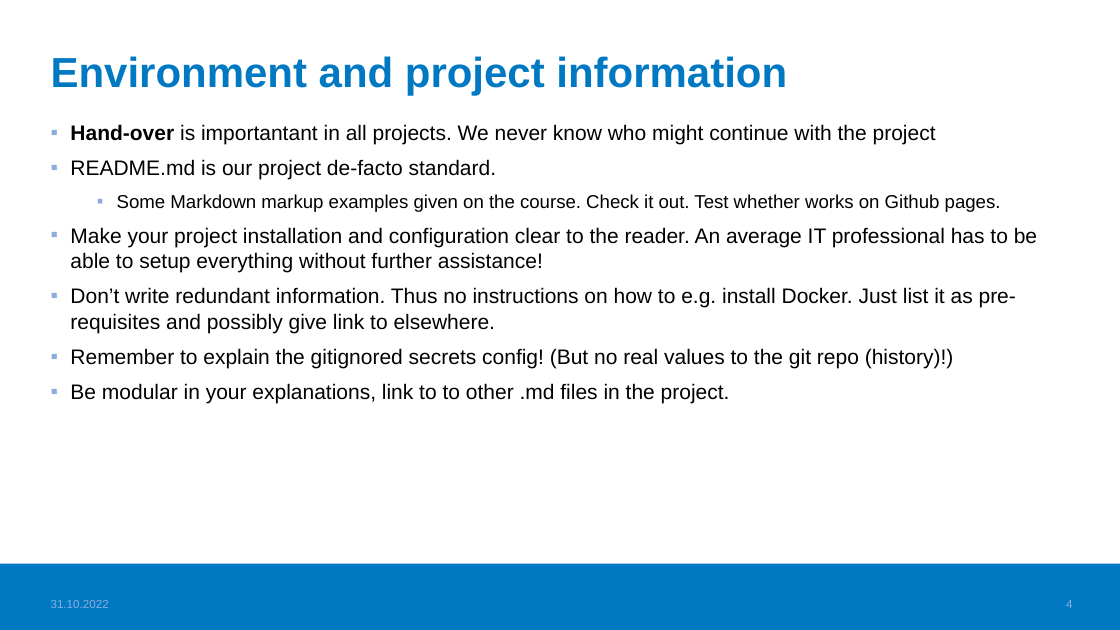
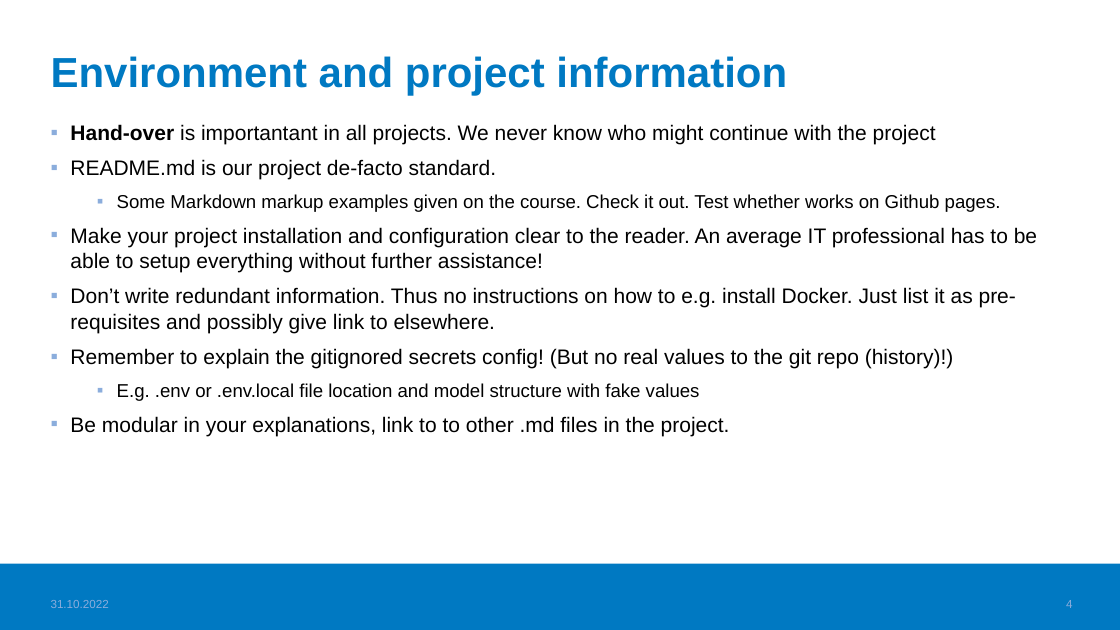
Before and after one commit to haagahelia/ohke-teknologiat, a slide deck: slide 4 of 06_ohjelmistoarkkitehtuurit_ja_patternit/documentation_principles_for_sw_projects.pptx. Drawn at 1120x630 pixels with LibreOffice and Linux fonts; fonts in the diff are those of the drawing; background and template pictures are left out. Boxes give left, top, right and bottom in pixels: in the first picture for what was removed or moved away, otherwise in the second. Text is boxed around its words. In the diff, an @@ line names an element or a change of style, - is before the commit and + after.

Commit message:
Project documentation philosophy first' complete version ready

```diff
--- a/06_ohjelmistoarkkitehtuurit_ja_patternit/documentation_principles_for_sw_projects.pptx
+++ b/06_ohjelmistoarkkitehtuurit_ja_patternit/documentation_principles_for_sw_projects.pptx
@@ text at [117, 383, 700, 401]: paragraph added @@
+  ▪ E.g. .env or .env.local file location and model structure with fake values
```
Also in this commit, not shown: 5 other slides changed, 1 other file.
